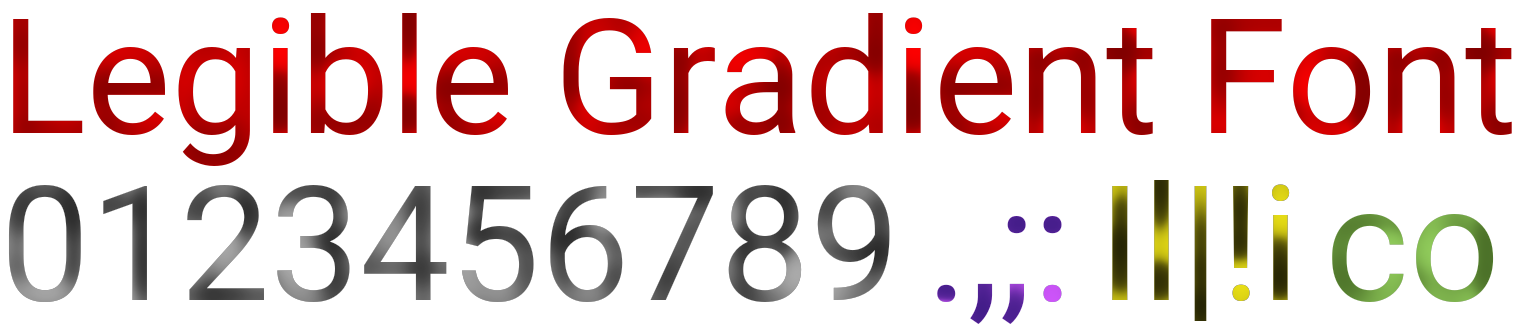
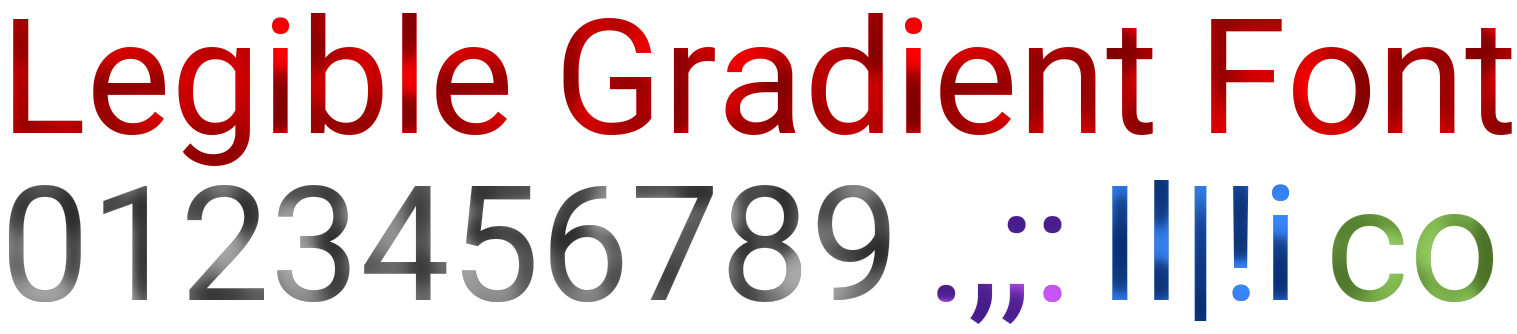
Revision of a layered 1517 x 334 image; what changed, layer by layer:
renamed "legible-gradientsfont-2.png" to "legible-gradientsfont-2.png #1", painted on it over (1112, 180, 1290, 321)
